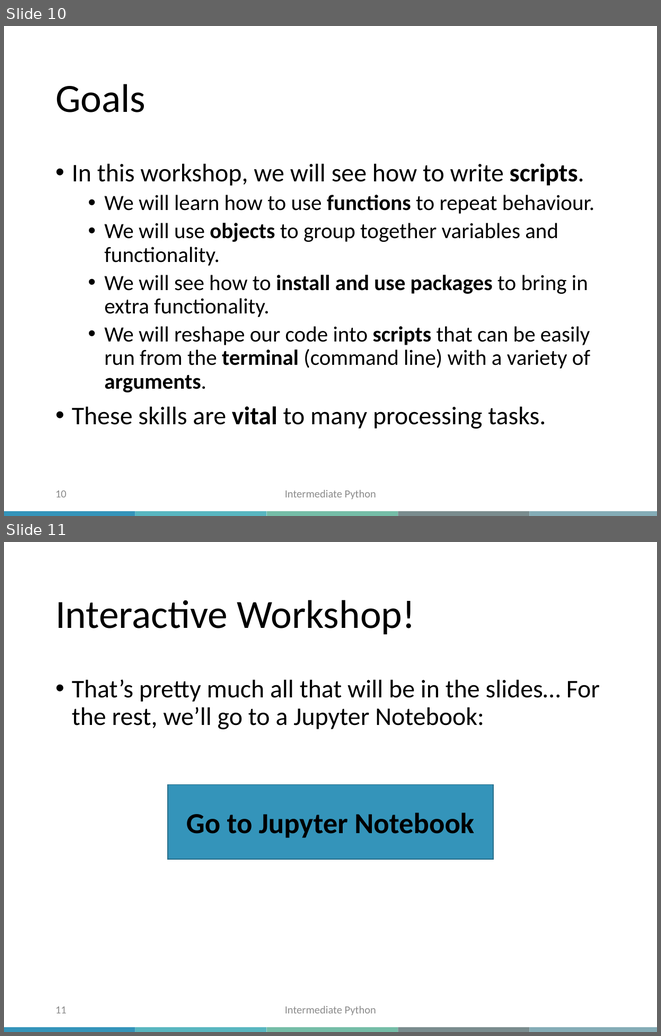
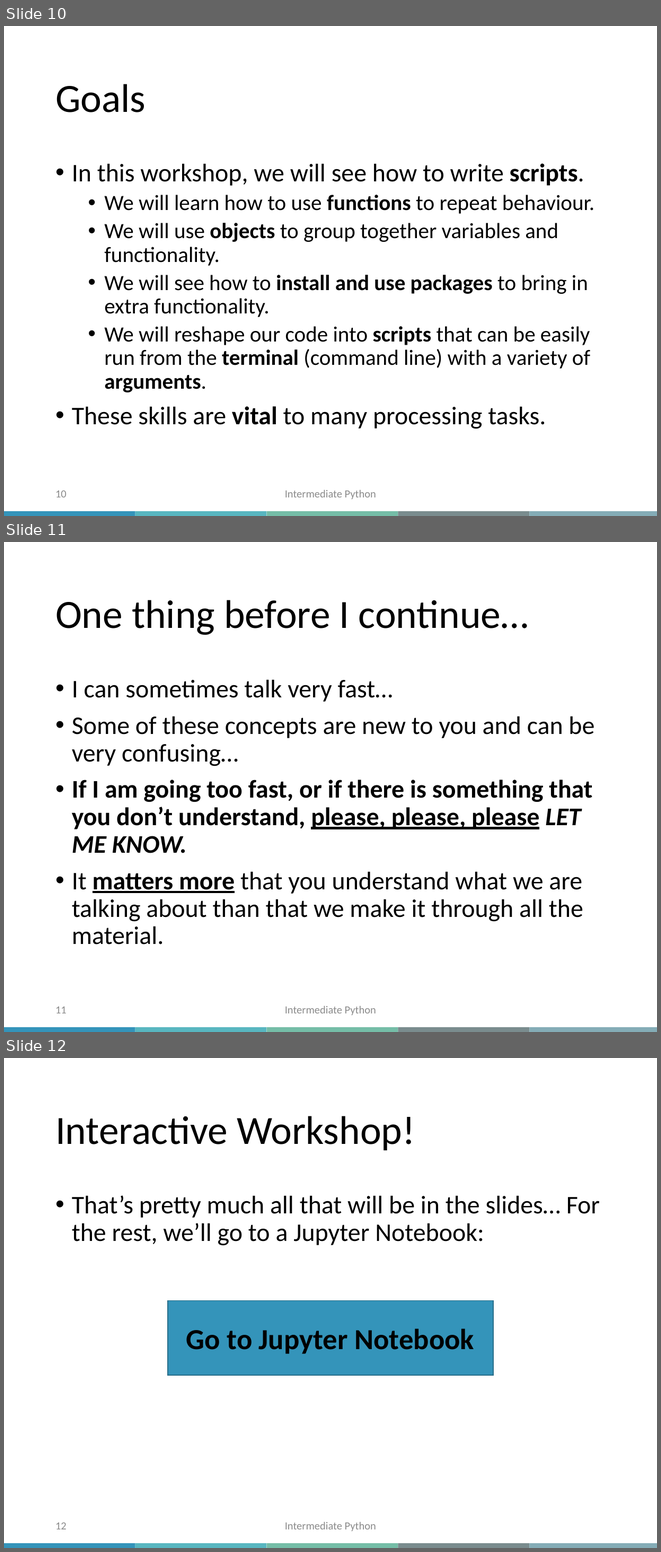
Before and after one commit to bzrudski/micm_intermediate_python_fall_2023, a slide deck: slides/Intermdiate_Python_MiCM_slides_2023.pptx. Shown one above the other, each under a label of ours: slides 10 and 11 before the commit, slides 10, 11 and 12 after it. The pictures are 661x1036 and 661x1552 pixels, drawn with LibreOffice and Linux fonts; fonts in the diff are those of the drawing; background and template pictures are left out. Boxes give left, top, right and bottom in pixels: in the first picture for what was removed or moved away, otherwise in the second. Text is boxed around its words. In the diff, an @@ line names an element or a change of style, - is before the commit and + after.

Commit message:
Update slides and code.

```diff
--- a/slides/Intermdiate_Python_MiCM_slides_2023.pptx
+++ b/slides/Intermdiate_Python_MiCM_slides_2023.pptx
@@ slide 11 added at (4, 542, 657, 1032), background #FFFFFF; not listed: 5 template elements that a slide beside it also shows @@
@@ title added at (55, 600, 529, 635), 44 pt, text #000000 @@
+One thing before I continue…
@@ text added at (72, 679, 594, 944), 28 pt, text #000000 @@
+• I can sometimes talk very fast…
+• Some of these concepts are new to you and can be very confusing…
+• If I am going too fast, or if there is something that you don’t understand, please, please, please LET ME KNOW.
+• It matters more that you understand what we are talking about than that we make it through all the material.
@@ page number added at (55, 1006, 67, 1013), 12 pt, text #8C8C8C @@
+11
@@ text added at (285, 1006, 376, 1015), 12 pt, text #8C8C8C @@
+Intermediate Python
@@ what was slide 11 is now slide 12 @@
@@ page number at (55, 1522, 67, 1529): text changed @@
-11
+12
```
Also in this commit, not shown: 1 other file.
